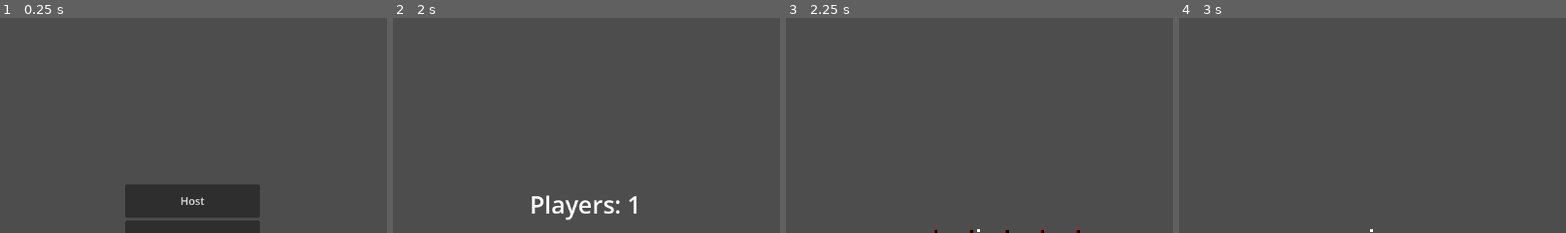
Above: before the commit, frames 1-4 (left to right).
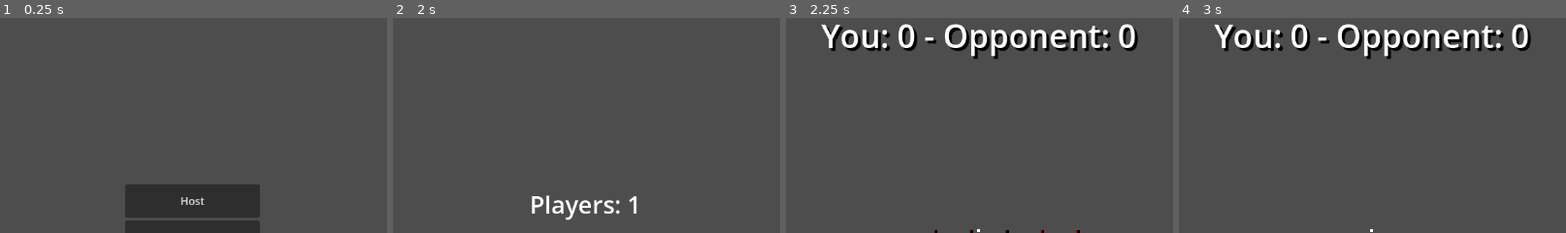
Above: after the commit, the same moments.

Repository: NickBaren101/multiplayer-prototype
Game: Godot game, scene res://Scenes/Multiplayer/network_ui.tscn
Same seed, same stepped clock (60 frames per second), same inputs: the game is played once before the commit and once after it.
Inputs (mouse positions are % of the whole screen's width and height, from its top left):
- Up to frame 1 (0.25 s): no input
- Up to frame 2 (2 s): click (50, 58) at 0.52 s; type "12" at 0.6 s; click "Host" at 1.25 s
- Up to frame 3 (2.25 s): click "Start Game" at 2 s
- Up to frame 4 (3 s): tap Enter (ui_accept) at 2.75 s; move the mouse to (55, 49) at 2.77 s; hold W (move_up) from 2.78 s (still down); click (55, 49) at 2.85 s
The pictures show only the part of the screen within x 25-75%, y 0-50%; the shares and areas given below are measured in that part.

Frames 1-2 are identical in both runs. In frame 3, 5.1% of the frame differs, in the area x 9-91%, y 2-19%; in frame 4, 5.1%.

Commit message:
Added Score Label

Diff:
--- a/Scenes/Levels/main.tscn
+++ b/Scenes/Levels/main.tscn
@@ -6,6 +6,11 @@
 [ext_resource type="PackedScene" uid="uid://cgmh6mpsss8b0" path="res://Scenes/Players/player.tscn" id="3_nk5xi"]
 [ext_resource type="Script" uid="uid://duji4vltncyxj" path="res://Scripts/Levels/target_spawner.gd" id="5_w0lsm"]
 [ext_resource type="PackedScene" uid="uid://cu0drax41loa0" path="res://Scenes/Target/target.tscn" id="6_tpkgp"]
+
+[sub_resource type="LabelSettings" id="LabelSettings_w0lsm"]
+font_size = 48
+shadow_color = Color(0, 0, 0, 1)
+shadow_offset = Vector2(4, 4)
 
 [node name="Main" type="Node3D"]
 script = ExtResource("1_7i1ub")
@@ -28,4 +33,19 @@
 script = ExtResource("5_w0lsm")
 target_scene = ExtResource("6_tpkgp")
 
+[node name="HUD" type="CanvasLayer" parent="."]
+
+[node name="ScoreLabel" type="Label" parent="HUD"]
+custom_minimum_size = Vector2(400, 0)
+anchors_preset = 5
+anchor_left = 0.5
+anchor_right = 0.5
+offset_left = -20.0
+offset_right = 20.0
+offset_bottom = 23.0
+grow_horizontal = 2
+text = " \"You: %d               -               Opponent: %d\""
+label_settings = SubResource("LabelSettings_w0lsm")
+horizontal_alignment = 1
+
 [editable path="FinalStage"]
--- a/Scripts/Levels/main.gd
+++ b/Scripts/Levels/main.gd
@@ -1,5 +1,35 @@
 extends Node3D
 
+@onready var hud: CanvasLayer = $HUD
+@onready var score_label: Label = $HUD/ScoreLabel
+@onready var players: Node3D = $Players
+
+
+var local_player: CharacterBody3D = null
+
+
+
+func _process(_delta) -> void:
+	if local_player == null:
+		find_local_player()
+		return
+
+	update_score_display()
+
+func find_local_player():
+	for p in players.get_children():
+		if p.is_multiplayer_authority():
+			local_player = p
+			return
+
+func update_score_display():
+	var opponent_score := 0
+
+	for p in players.get_children():
+		if p != local_player:
+			opponent_score = p.score
+
+	score_label.text = "You: %d - Opponent: %d" % [local_player.score, opponent_score]
 
 func _unhandled_input(event):
 	if Input.is_action_just_pressed("quit"):
--- a/Scripts/Players/player.gd
+++ b/Scripts/Players/player.gd
@@ -2,6 +2,8 @@
 
 @export var speed := 10.0
 @export var jump_velocity = 10.0
+
+@export var score: int = 0
 
 @onready var camera: Node3D = $Camera3D
 @onready var audio_player: AudioStreamPlayer3D = $AudioStreamPlayer3D
@@ -80,4 +82,16 @@
 	if result:
 		var collider = result.collider
 		if collider.has_method("take_damage"):
+			add_score(1)
 			collider.take_damage(100)
+
+func add_score(amount: int):
+	if not multiplayer.is_server():
+		return
+
+	score += amount
+	rpc("sync_score", score)
+
+@rpc("any_peer", "call_local")
+func sync_score(new_score: int):
+	score = new_score
Not shown: 1 places in Scenes/Levels/main.tscn that only renumber resources
